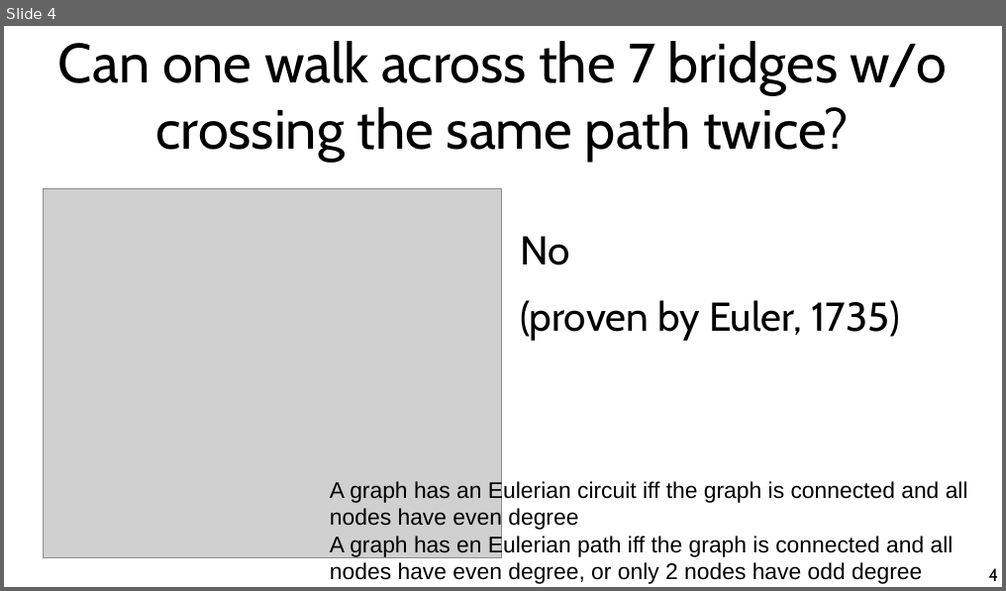
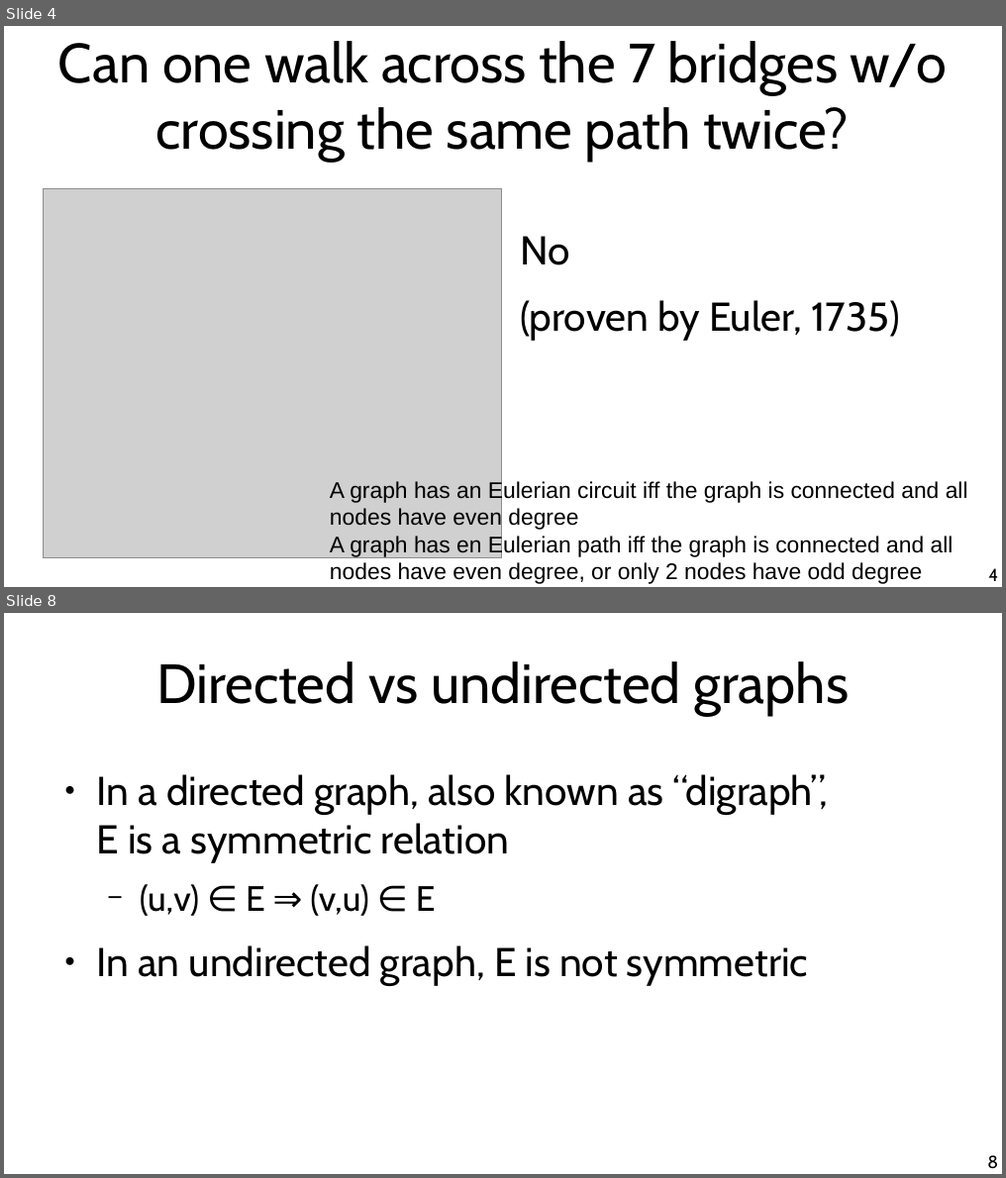
Before and after one commit to chatox/networks-science-course, a slide deck: theory/tt02_graph_theory_basics.odp. Shown one above the other, each under a label of ours: slide 4 before the commit, slides 4 and 8 after it; the slides between them are not shown. The pictures are 1006x591 and 1006x1178 pixels, drawn with LibreOffice and Linux fonts; fonts in the diff are those of the drawing; grey boxes stand for pictures. Boxes give left, top, right and bottom in pixels: in the first picture for what was removed or moved away, otherwise in the second. Text is boxed around its words. In the diff, an @@ line names an element or a change of style, - is before the commit and + after.

```diff
--- a/theory/tt02_graph_theory_basics.odp
+++ b/theory/tt02_graph_theory_basics.odp
@@ slide 8 added at bbox=[4, 613, 1002, 1174], background #FFFFFF @@
@@ title added at bbox=[156, 662, 848, 716], 44 pt, text #000000 @@
+Directed vs undirected graphs
@@ text added at bbox=[97, 774, 829, 985], 32 pt, text #000000 @@
+● In a directed graph, also known as “digraph”,
+  E is a symmetric relation
+  − (u,v) ∈ E ⇒ (v,u) ∈ E
+● In an undirected graph, E is not symmetric
@@ page number added at bbox=[987, 1156, 998, 1169], 14 pt, text #000000 @@
+8
```
Also in this commit, not shown: 1 slide changed, 33 other slides added.
